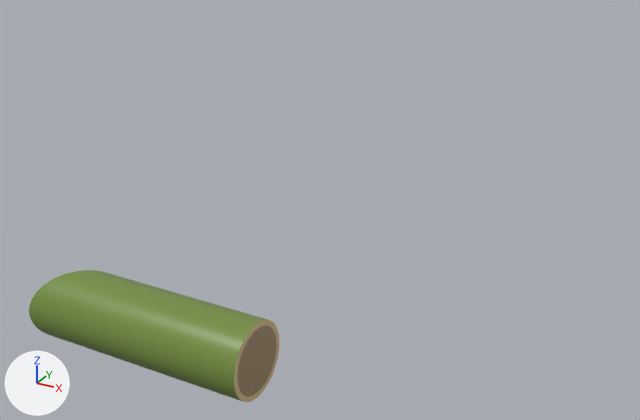
Renders of the glTF model dist/bamboo-3d/bamboo.glb from each side of a commit.
Both versions are drawn from a 50 mm camera at (72.6, -70.2, 55.2) aimed at (23.9, 18.2, 10.9). Lighting does not change. The marker at lower left points along +X, +Y and +Z. The older version comes first. Where no turn or scale is listed for an object, it has been applied to the vertices.

The first picture shows 'Bamboo'.
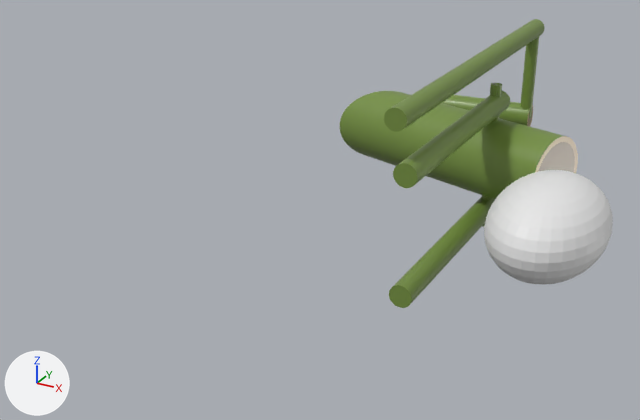
What changed in the scene script:
```text
Add me_sphere:
    me_sphere.from_pydata(...)  # a UV sphere (32 segments, 16 rings, poles along z) spanning x -6.0..6.0, y -9.0..9.0, z -5.0..5.0
Add me_cylinder_004:
    me_cylinder_004.from_pydata(...)  # 96 vertices, 188 faces; spans x -0.8..0.8, y -0.8..0.8, z -6.0..6.0
    me_cylinder_004.materials.append(mat_green_skin)  # green #769042
Add me_cylinder_003:
    me_cylinder_003.from_pydata(...)  # 96 vertices, 188 faces; spans x -1.2..1.2, y -22.5..22.5, z -1.2..1.2
    me_cylinder_003.materials.append(mat_green_skin)  # green #769042
Add me_cylinder_002:
    me_cylinder_002.from_pydata(...)  # 96 vertices, 188 faces; spans x -0.6..0.6, y -0.6..0.6, z -9.0..9.0
    me_cylinder_002.materials.append(mat_green_skin)  # green #769042
Add me_cylinder_001:
    me_cylinder_001.from_pydata(...)  # 96 vertices, 188 faces; spans x -1.2..1.2, y -14.0..14.0, z -1.3..1.3
    me_cylinder_001.materials.append(mat_green_skin)  # green #769042
Add me_hollow_bamboo_with_diagonal_opening_001:
    me_hollow_bamboo_with_diagonal_opening_001.from_pydata(...)  # 4898 vertices, 9792 faces; spans x -1.87..13.09, y -1.83..2.6, z -1.69..1.69
    # faces by material slot: [4608, 4800, 384]
    me_hollow_bamboo_with_diagonal_opening_001.materials.append(mat_green_skin)  # green #769042
    me_hollow_bamboo_with_diagonal_opening_001.materials.append(mat_wet_inner_fiber)  # brown #937c52
    me_hollow_bamboo_with_diagonal_opening_001.materials.append(mat_cut_rim)  # brown #ceb381
Change ob_bamboo:
    ob_bamboo.location: (0.0, 0.0, 0.0) -> (25.8, 33.0, 18.0)
    ob_bamboo.rotation_euler: (0.0, 0.0, 0.0) -> (0.0, 0.0, -0.3)  # degrees (0, 0, 0) -> degrees (0, 0, -17)
Add ob_return_stop_stone:
    ob_return_stop_stone = bpy.data.objects.new('Return stop stone', me_sphere)
    ob_return_stop_stone.location = (53.6, 11.8, 18.0)
Add ob_feeder_support_arm:
    ob_feeder_support_arm = bpy.data.objects.new('Feeder support arm', me_cylinder_004)
    ob_feeder_support_arm.location = (41.0, 45.5, 24.0)
Add ob_feeder_support:
    ob_feeder_support = bpy.data.objects.new('Feeder support', me_cylinder_003)
    ob_feeder_support.location = (41.0, 24.0, 30.0)
Add ob_pivot_axle:
    ob_pivot_axle = bpy.data.objects.new('Pivot axle', me_cylinder_002)
    ob_pivot_axle.location = (42.0, 28.0, 18.0)
Add ob_upright_bamboo_support_001:
    ob_upright_bamboo_support_001 = bpy.data.objects.new('Upright bamboo support.001', me_cylinder_001)
    ob_upright_bamboo_support_001.location = (42.0, 16.0, 24.5)
Add ob_upright_bamboo_support:
    ob_upright_bamboo_support = bpy.data.objects.new('Upright bamboo support', me_cylinder_001.copy())
    ob_upright_bamboo_support.location = (42.0, 16.0, 11.5)
Add ob_fixed_feeder_spout:
    ob_fixed_feeder_spout = bpy.data.objects.new('Fixed feeder spout', me_hollow_bamboo_with_diagonal_opening_001)
    ob_fixed_feeder_spout.location = (28.6, 45.0, 18.0)
```

Pixel boxes [x1, y1, x2, y2] of what changed, in the pictures (640 x 420 px):
'Bamboo', moved, turned: before [29, 270, 279, 402]; after [340, 91, 578, 199]
'Return stop stone', added: after [484, 170, 613, 285]
'Feeder support', added (green): after [384, 19, 545, 132]
'Upright bamboo support.001', added (green): after [393, 91, 510, 188]
'Upright bamboo support', added (green): after [389, 197, 495, 308]
'Fixed feeder spout', added: after [443, 95, 533, 126]
    faces in mat_green_skin (green #769042): [443, 95, 530, 126]
'Feeder support arm', added (green): after [520, 37, 539, 118]
'Pivot axle', added: after [482, 83, 502, 227]
